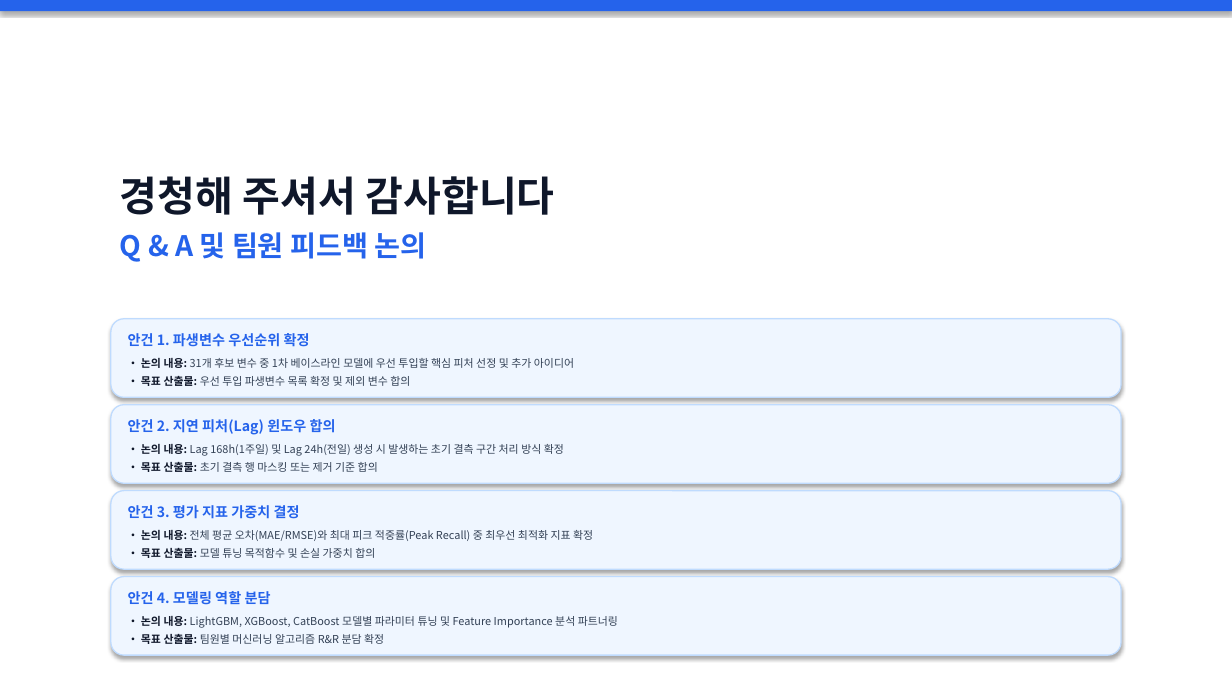
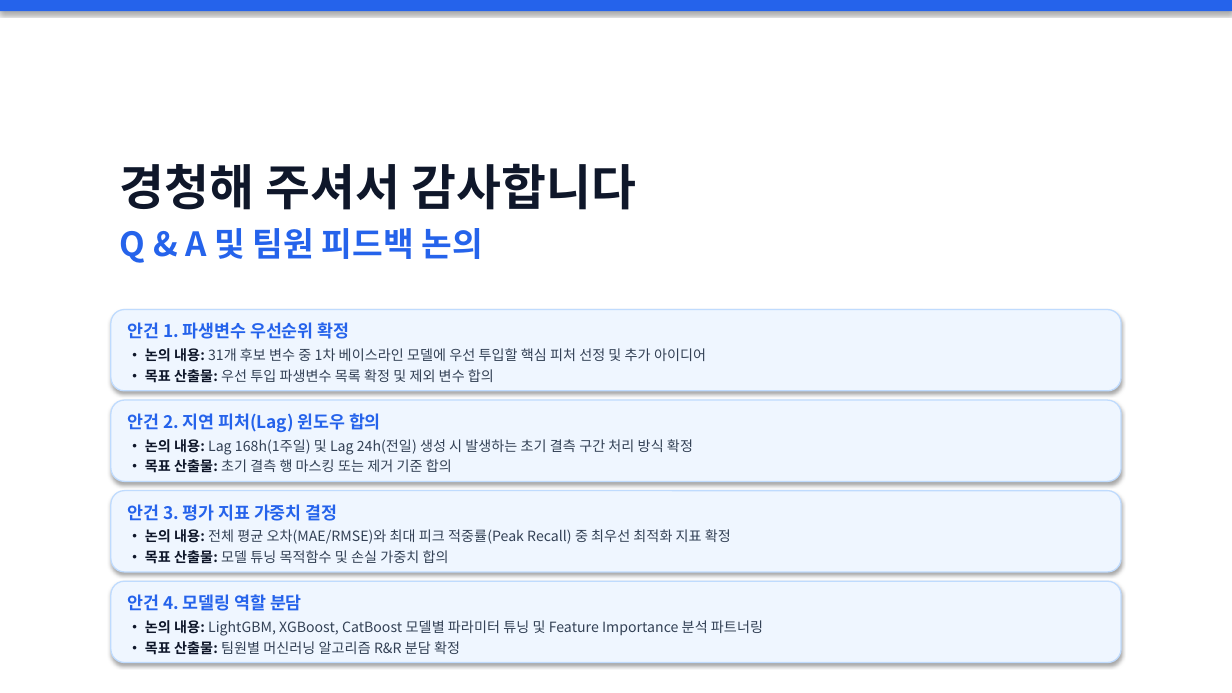
Before and after one commit to jgi0117/KAMP-Competition, a slide deck: slide 18 of reports/EDA_전처리_및_피처엔지니어링_보고.pptx (slide 14 before the commit). Drawn at 1232x693 pixels with LibreOffice and Linux fonts; fonts in the diff are those of the drawing. Boxes give left, top, right and bottom in pixels: in the first picture for what was removed or moved away, otherwise in the second. Text is boxed around its words. In the diff, an @@ line names an element or a change of style, - is before the commit and + after.

Commit message:
style(docs): scale up font sizes for high presentation readability and add section divider slides

```diff
--- a/reports/EDA_전처리_및_피처엔지니어링_보고.pptx
+++ b/reports/EDA_전처리_및_피처엔지니어링_보고.pptx
@@ text "경청해 주셔서 감사합니다": place and size @@
-text "경청해 주셔서 감사합니다" at [120, 176, 554, 262]
+text "경청해 주셔서 감사합니다" at [120, 163, 637, 263]
@@ text "경청해 주셔서 감사합니다" at [120, 163, 637, 263]: size 32 to 38 pt in "경청해 주셔서 감사합니다"; size 22 to 26 pt in "Q & A 및 팀원 피드백 논의" @@
@@ rounded rectangle: place and size @@
-rounded rectangle at [111, 319, 1121, 397]
+rounded rectangle at [111, 310, 1121, 391]
@@ text "안건 1. 파생변수 우선순위 확정": place and size @@
-text "안건 1. 파생변수 우선순위 확정" at [128, 333, 574, 386]
+text "안건 1. 파생변수 우선순위 확정" at [128, 322, 706, 383]
@@ text "안건 1. 파생변수 우선순위 확정" at [128, 322, 706, 383]: size 11 to 13.5 pt in "안건 1. 파생변수 우선순위 확정"; size 8.5 to 11 pt in "• 논의 내용: 31개 후보 변수 중 ...", "• 목표 산출물: 우선 투입 파생변수 목록 ..."; less space between paragraphs @@
@@ rounded rectangle: place and size @@
-rounded rectangle at [111, 405, 1121, 483]
+rounded rectangle at [111, 400, 1121, 482]
@@ text "안건 2. 지연 피처(Lag) 윈도우 ..." at [128, 413, 693, 473]: size 11 to 13.5 pt in "안건 2. 지연 피처(Lag) 윈도우 합의"; size 8.5 to 11 pt in "• 논의 내용: Lag 168h(1주일) 및 Lag ...", "• 목표 산출물: 초기 결측 행 마스킹 ..."; less space between paragraphs @@
@@ text "안건 3. 평가 지표 가중치 ..." at [128, 504, 731, 564]: size 11 to 13.5 pt in "안건 3. 평가 지표 가중치 결정"; size 8.5 to 11 pt in "• 논의 내용: 전체 평균 오차(MAE/RMSE)와 최대 ...", "• 목표 산출물: 모델 튜닝 목적함수 및 ..."; less space between paragraphs @@
@@ rounded rectangle: place and size @@
-rounded rectangle at [111, 577, 1121, 655]
+rounded rectangle at [111, 581, 1121, 663]
@@ text "안건 4. 모델링 역할 분담" at [128, 594, 763, 655]: size 11 to 13.5 pt in "안건 4. 모델링 역할 분담"; size 8.5 to 11 pt in "• 논의 내용: LightGBM, XGBoost, CatBoost 모델별 ...", "• 목표 산출물: 팀원별 머신러닝 알고리즘 R&R ..."; less space between paragraphs @@
```
Also in this commit, not shown: 13 other slides changed, 4 slides added, 2 other files.
